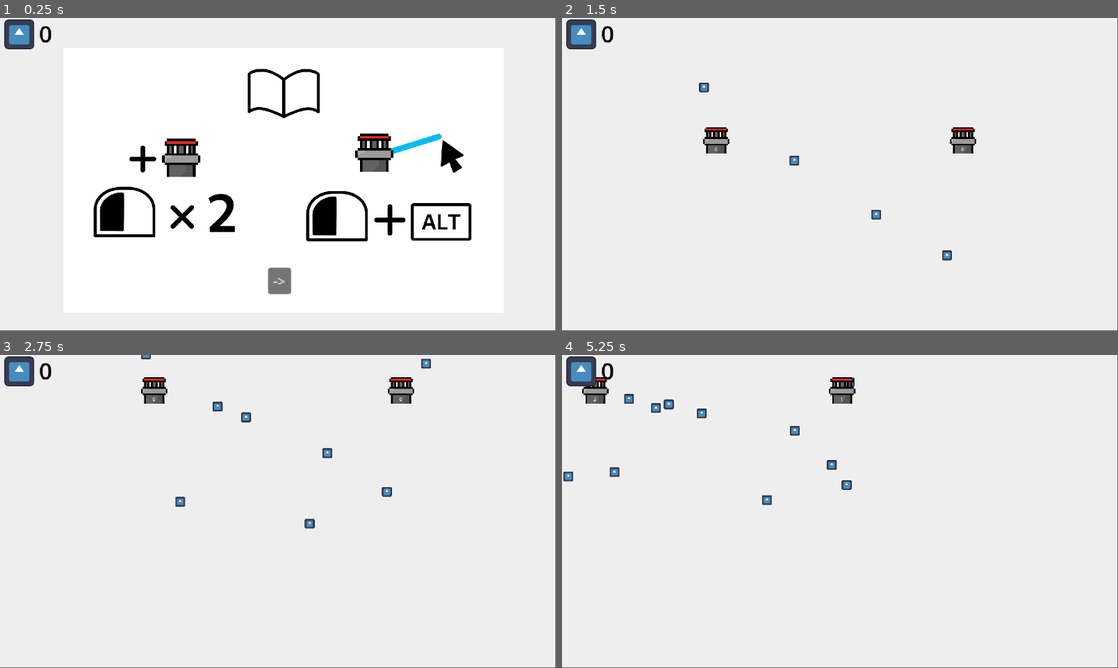
Above: before the commit, frames 1-4 (two rows, left to right).
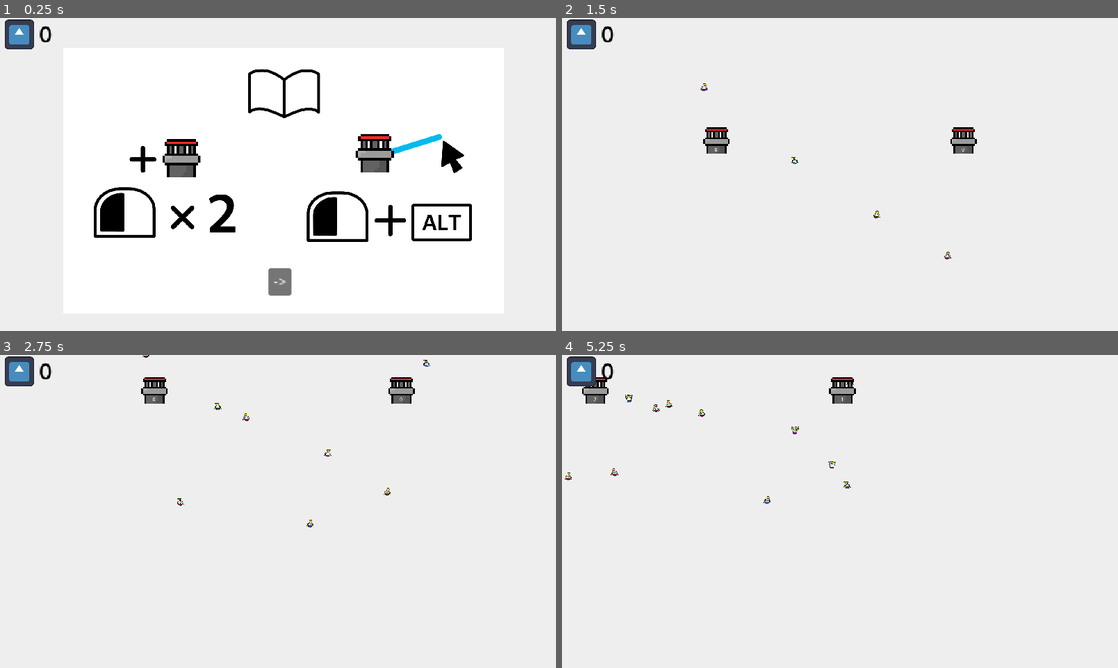
Above: after the commit, the same moments.

Repository: produced-demand/produced-demand
Game: Godot game, scene res://level.tscn
Two runs of this game, one before a commit and one after it. Both use one fixed random seed, a clock stepped at 60 frames per second and the inputs below. The engine's default icon, where the game draws it, is replaced by a stand-in: a white triangle on a blue panel in a dark square.
Inputs (mouse positions are in pixels of both pictures, inside the frame that each line leads up to):
- Up to frame 1 (0.25 s): no input
- Up to frame 2 (1.5 s): click "->" at 0.5 s; move the mouse to (962, 158) at 1.27 s; hold Down (camera_move_down) from 1.28 s (still down); click (962, 158) at 1.42 s
- Up to frame 3 (2.75 s): release Down (camera_move_down) at 2 s; drag from (166, 527) to (155, 392) at 2.02 s
- Up to frame 4 (5.25 s): move the mouse to (895, 442) at 2.77 s; hold Right (camera_move_right) 2.78-3.5 s; click (895, 442) at 2.92 s; drag from (812, 574) to (589, 364) at 3.52 s; move the mouse to (1006, 558) at 4.27 s; tap Middle mouse button (camera_pan) at 4.35 s; click (1006, 558) at 4.42 s; drag from (673, 464) to (717, 389) at 5.02 s
In our replay, the window is 799x449 before the commit and 800x450 after it. These sizes can differ from the game's own. Grey fills any space a smaller window leaves; there, only what the larger window draws over its background counts as a difference.

The runs differ from the first frame. In frame 1, 1.7% of the frame differs, in the area x 0-85%, y 0-89%; in frame 2, 0.5%; in frame 3, 0.7%; in frame 4, 0.8%.

Commit message:
New bus and people assets, fix scaling

Diff:
--- a/HUD.tscn
+++ b/HUD.tscn
@@ -3,7 +3,7 @@
 [ext_resource type="Script" path="res://scripts/hud.gd" id="1_oxnlw"]
 [ext_resource type="Texture2D" uid="uid://b1br208ko0klf" path="res://assets/godot.svg" id="1_q3ry4"]
 [ext_resource type="Texture2D" uid="uid://b11wko8qeb1hi" path="res://assets/station.png" id="2_q4d68"]
-[ext_resource type="Texture2D" uid="uid://c0aiihk67lhda" path="res://assets/رسم.svg" id="3_8w138"]
+[ext_resource type="Texture2D" uid="uid://c0aiihk67lhda" path="res://assets/replay.svg" id="3_8w138"]
 [ext_resource type="Texture2D" uid="uid://mpigxyn284ih" path="res://assets/cancel.svg" id="4_amnxb"]
 [ext_resource type="Texture2D" uid="uid://sby4pyk41bm0" path="res://assets/info.png" id="4_wrmd3"]
 
--- a/area.tscn
+++ b/area.tscn
@@ -1,22 +1,14 @@
-[gd_scene load_steps=4 format=3 uid="uid://cueyy45tahn3s"]
+[gd_scene load_steps=3 format=3 uid="uid://cueyy45tahn3s"]
 
 [ext_resource type="Script" path="res://scripts/area-people-generation.gd" id="1_w0olw"]
-[ext_resource type="Texture2D" uid="uid://dddtlyeijusfy" path="res://assets/area-bg.svg" id="2_edrts"]
 
 [sub_resource type="RectangleShape2D" id="RectangleShape2D_hk177"]
 size = Vector2(250, 250)
 
 [node name="Area2D" type="Area2D"]
-position = Vector2(5, 4)
 script = ExtResource("1_w0olw")
 
 [node name="CollisionShape2D" type="CollisionShape2D" parent="."]
-position = Vector2(125, 125)
+position = Vector2(128, 128)
 shape = SubResource("RectangleShape2D_hk177")
-
-[node name="Sprite2D" type="Sprite2D" parent="."]
-visible = false
-show_behind_parent = true
-position = Vector2(125, 125)
-scale = Vector2(0.34, 0.34)
-texture = ExtResource("2_edrts")
+metadata/_edit_group_ = true
--- a/assets/area-bg.svg
+++ /dev/null
@@ -1,158 +0,0 @@
-<?xml version="1.0" encoding="UTF-8" standalone="no"?>
-<!-- Created with Inkscape (http://www.inkscape.org/) -->
-
-<svg
-   width="200mm"
-   height="200mm"
-   viewBox="0 0 200 200"
-   version="1.1"
-   id="svg1"
-   inkscape:version="1.4 (e7c3feb100, 2024-10-09)"
-   sodipodi:docname="area-bg.svg"
-   xmlns:inkscape="http://www.inkscape.org/namespaces/inkscape"
-   xmlns:sodipodi="http://sodipodi.sourceforge.net/DTD/sodipodi-0.dtd"
-   xmlns="http://www.w3.org/2000/svg"
-   xmlns:svg="http://www.w3.org/2000/svg">
-  <sodipodi:namedview
-     id="namedview1"
-     pagecolor="#f2f2f2"
-     bordercolor="#000000"
-     borderopacity="0.25"
-     inkscape:showpageshadow="2"
-     inkscape:pageopacity="0.0"
-     inkscape:pagecheckerboard="0"
-     inkscape:deskcolor="#d1d1d1"
-     inkscape:document-units="mm"
-     inkscape:zoom="0.33167569"
-     inkscape:cx="232.15449"
-     inkscape:cy="319.5893"
-     inkscape:window-width="1496"
-     inkscape:window-height="942"
-     inkscape:window-x="0"
-     inkscape:window-y="0"
-     inkscape:window-maximized="1"
-     inkscape:current-layer="g1" />
-  <defs
-     id="defs1" />
-  <g
-     inkscape:label="Layer 1"
-     inkscape:groupmode="layer"
-     id="layer1">
-    <g
-       id="g1"
-       transform="translate(-2.1873247,-1.8340483)">
-      <rect
-         style="fill:#f2f2f2;fill-opacity:1;stroke:none;stroke-width:0;stroke-linejoin:miter;stroke-dasharray:none;stroke-opacity:1"
-         id="rect2"
-         width="200"
-         height="200"
-         x="2.1873248"
-         y="1.8340483"
-         inkscape:label="rect2" />
-      <rect
-         style="fill:none;stroke:#dfdfdf;stroke-width:4;stroke-linejoin:miter;stroke-dasharray:none;stroke-opacity:1"
-         id="rect1"
-         width="95.717384"
-         height="95.717384"
-         x="-0.36647531"
-         y="-240.07758"
-         transform="rotate(135)" />
-      <rect
-         style="fill:none;stroke:#dfdfdf;stroke-width:4;stroke-linejoin:miter;stroke-dasharray:none;stroke-opacity:1"
-         id="rect1-6"
-         width="95.717384"
-         height="95.717384"
-         x="-0.36647531"
-         y="-144.1696"
-         transform="rotate(135)" />
-      <rect
-         style="fill:none;stroke:#dfdfdf;stroke-width:4;stroke-linejoin:miter;stroke-dasharray:none;stroke-opacity:1"
-         id="rect1-61"
-         width="95.717384"
-         height="95.717384"
-         x="-95.850517"
-         y="-240.07758"
-         transform="rotate(135)" />
-      <rect
-         style="fill:none;stroke:#dfdfdf;stroke-width:4;stroke-linejoin:miter;stroke-dasharray:none;stroke-opacity:1"
-         id="rect1-3"
-         width="95.717384"
-         height="95.717384"
-         x="-0.13313293"
-         y="-335.79495"
-         transform="rotate(135)" />
-      <rect
-         style="fill:none;stroke:#dfdfdf;stroke-width:4;stroke-linejoin:miter;stroke-dasharray:none;stroke-opacity:1"
-         id="rect1-61-5"
-         width="95.717384"
-         height="95.717384"
-         x="-95.617172"
-         y="-335.79495"
-         transform="rotate(135)" />
-      <rect
-         style="fill:none;stroke:#dfdfdf;stroke-width:4;stroke-linejoin:miter;stroke-dasharray:none;stroke-opacity:1"
-         id="rect1-3-2"
-         width="95.717384"
-         height="95.717384"
-         x="-0.48315692"
-         y="-48.457176"
-         transform="rotate(135)" />
-      <rect
-         style="fill:none;stroke:#dfdfdf;stroke-width:4;stroke-linejoin:miter;stroke-dasharray:none;stroke-opacity:1"
-         id="rect1-61-5-7"
-         width="95.717384"
-         height="95.717384"
-         x="-95.967194"
-         y="-48.457176"
-         transform="rotate(135)" />
-      <rect
-         style="fill:none;stroke:#dfdfdf;stroke-width:4;stroke-linejoin:miter;stroke-dasharray:none;stroke-opacity:1"
-         id="rect1-61-0"
-         width="95.717384"
-         height="95.717384"
-         x="-47.991825"
-         y="-192.21889"
-         transform="rotate(135)" />
-      <rect
-         style="fill:none;stroke:#dfdfdf;stroke-width:4;stroke-linejoin:miter;stroke-dasharray:none;stroke-opacity:1"
-         id="rect1-6-8"
-         width="95.717384"
-         height="95.717384"
-         x="-95.850517"
-         y="-144.1696"
-         transform="rotate(135)" />
-      <rect
-         style="fill:none;stroke:#dfdfdf;stroke-width:4;stroke-linejoin:miter;stroke-dasharray:none;stroke-opacity:1"
-         id="rect1-61-06"
-         width="95.717384"
-         height="95.717384"
-         x="-191.40074"
-         y="-239.79869"
-         transform="rotate(135)" />
-      <rect
-         style="fill:none;stroke:#dfdfdf;stroke-width:4;stroke-linejoin:miter;stroke-dasharray:none;stroke-opacity:1"
-         id="rect1-6-8-2"
-         width="95.717384"
-         height="95.717384"
-         x="-191.40074"
-         y="-143.89073"
-         transform="rotate(135)" />
-      <rect
-         style="fill:none;stroke:#dfdfdf;stroke-width:4;stroke-linejoin:miter;stroke-dasharray:none;stroke-opacity:1"
-         id="rect1-61-06-9"
-         width="95.717384"
-         height="95.717384"
-         x="95.557907"
-         y="-239.98228"
-         transform="rotate(135)" />
-      <rect
-         style="fill:none;stroke:#dfdfdf;stroke-width:4;stroke-linejoin:miter;stroke-dasharray:none;stroke-opacity:1"
-         id="rect1-6-8-2-2"
-         width="95.717384"
-         height="95.717384"
-         x="95.183731"
-         y="-144.4485"
-         transform="rotate(135)" />
-    </g>
-  </g>
-</svg>
--- a/assets/bus.svg
+++ /dev/null
@@ -1,52 +0,0 @@
-<?xml version="1.0" encoding="UTF-8" standalone="no"?>
-<svg
-   width="256"
-   height="128"
-   version="1.1"
-   id="svg6"
-   sodipodi:docname="bus.svg"
-   inkscape:version="1.4 (e7c3feb100, 2024-10-09)"
-   xmlns:inkscape="http://www.inkscape.org/namespaces/inkscape"
-   xmlns:sodipodi="http://sodipodi.sourceforge.net/DTD/sodipodi-0.dtd"
-   xmlns="http://www.w3.org/2000/svg"
-   xmlns:svg="http://www.w3.org/2000/svg">
-  <defs
-     id="defs6" />
-  <sodipodi:namedview
-     id="namedview6"
-     pagecolor="#ffffff"
-     bordercolor="#000000"
-     borderopacity="0.25"
-     inkscape:showpageshadow="2"
-     inkscape:pageopacity="0.0"
-     inkscape:pagecheckerboard="0"
-     inkscape:deskcolor="#d1d1d1"
-     inkscape:zoom="3.3042669"
-     inkscape:cx="121.50955"
-     inkscape:cy="87.160029"
-     inkscape:window-width="1600"
-     inkscape:window-height="934"
-     inkscape:window-x="0"
-     inkscape:window-y="0"
-     inkscape:window-maximized="1"
-     inkscape:current-layer="g4" />
-  <g
-     id="g7"
-     transform="matrix(2.1288655,0,0,1,-7.6487481,1.1394715)">
-    <g
-       fill="#ffffff"
-       transform="matrix(0.12333357,0,0,0.12333357,0.78907609,-0.59459331)"
-       id="g4">
-      <path
-         fill="#478cbf"
-         d="M 105,673 H 919 V 427 c 20,-26 38.66667,-53 56,-81 -23.33333,-39.33333 -51,-75.33333 -83,-108 -28.66667,13.33333 -56,29 -82,47 -26.66667,-24.66667 -56,-46 -88,-64 4.66667,-34 7.33333,-68 8,-102 -39.33333,-18.66667 -80.33333,-32.666667 -123,-42 -17.33333,28.66667 -32.66667,58.33333 -46,89 -32.66667,-4.66667 -65.33333,-4.66667 -98,0 -13.33333,-30.66667 -28.66667,-60.33333 -46,-89 -42.66667,9.333333 -83.66667,23.33333 -123,42 0.66667,34 3.33333,68 8,102 -32,18 -61.33333,39.33333 -88,64 -26,-18 -53.33333,-33.66667 -82,-47 -32,32.66667 -59.666667,68.66667 -83,108 17.333333,28 36,55 56,81 z m 0,-6.2612 V 745 c 0,276 813,276 814,0 v -73.35355 z"
-         id="path2"
-         style="fill:#008080"
-         sodipodi:nodetypes="ccccccccccccccccccccsccc" />
-    </g>
-    <g
-       fill="#414042"
-       transform="matrix(0.12333357,0,0,0.12333357,0.78907609,-0.59459331)"
-       id="g6" />
-  </g>
-</svg>
--- a/bus.tscn
+++ b/bus.tscn
@@ -1,22 +1,24 @@
 [gd_scene load_steps=4 format=3 uid="uid://d2tmn01f3sqkg"]
 
 [ext_resource type="Script" path="res://scripts/bus_movement.gd" id="1_3nt0m"]
-[ext_resource type="Texture2D" uid="uid://dpeiqjymuc8bk" path="res://assets/bus.svg" id="1_mrygt"]
+[ext_resource type="Texture2D" uid="uid://i03acig823h" path="res://assets/bus.png" id="2_d6tlb"]
 
 [sub_resource type="CircleShape2D" id="CircleShape2D_pbpoj"]
 
 [node name="Bus" type="Node2D"]
 script = ExtResource("1_3nt0m")
 
-[node name="Sprite2D" type="Sprite2D" parent="."]
-scale = Vector2(0.24, 0.24)
-texture = ExtResource("1_mrygt")
+[node name="Sprite" type="Sprite2D" parent="."]
+scale = Vector2(2.48, 2.48)
+texture = ExtResource("2_d6tlb")
 
 [node name="Label" type="Label" parent="."]
-offset_left = -40.0
-offset_top = -11.0
-offset_right = 40.0
-offset_bottom = 14.0
+offset_left = -28.0
+offset_top = -4.0
+offset_right = 52.0
+offset_bottom = 50.0
+scale = Vector2(0.36, 0.36)
+theme_override_font_sizes/font_size = 39
 text = "0"
 horizontal_alignment = 1
 
--- a/person.tscn
+++ b/person.tscn
@@ -1,20 +1,48 @@
-[gd_scene load_steps=4 format=3 uid="uid://bisiolm2xfwd4"]
+[gd_scene load_steps=8 format=3 uid="uid://bisiolm2xfwd4"]
 
-[ext_resource type="Texture2D" uid="uid://b1br208ko0klf" path="res://assets/godot.svg" id="1_3k2g2"]
 [ext_resource type="Script" path="res://scripts/person_movement.gd" id="1_ewpfn"]
+[ext_resource type="Texture2D" uid="uid://do2aefig26sgc" path="res://assets/phil.png" id="2_ctg05"]
+[ext_resource type="Texture2D" uid="uid://btkkc2f5x2q6v" path="res://assets/phil_jump.png" id="3_v5img"]
+[ext_resource type="Texture2D" uid="uid://dtlsqo5hao1ww" path="res://assets/bill.png" id="4_hvl02"]
+[ext_resource type="Texture2D" uid="uid://d04j6x445yx57" path="res://assets/bill_jump.png" id="5_36262"]
 
 [sub_resource type="CircleShape2D" id="CircleShape2D_gjvie"]
 radius = 20.025
+
+[sub_resource type="SpriteFrames" id="SpriteFrames_i83te"]
+animations = [{
+"frames": [{
+"duration": 2.0,
+"texture": ExtResource("4_hvl02")
+}, {
+"duration": 1.0,
+"texture": ExtResource("5_36262")
+}],
+"loop": true,
+"name": &"bill",
+"speed": 0.5
+}, {
+"frames": [{
+"duration": 2.0,
+"texture": ExtResource("2_ctg05")
+}, {
+"duration": 1.0,
+"texture": ExtResource("3_v5img")
+}],
+"loop": true,
+"name": &"phil",
+"speed": 0.5
+}]
 
 [node name="Person" type="Area2D"]
 scale = Vector2(0.52, 0.52)
 script = ExtResource("1_ewpfn")
 
-[node name="Sprite2D" type="Sprite2D" parent="."]
-position = Vector2(-1.90735e-06, -1.90735e-06)
-scale = Vector2(0.304688, 0.304688)
-texture = ExtResource("1_3k2g2")
-
 [node name="CollisionShape2D" type="CollisionShape2D" parent="."]
 position = Vector2(1.90735e-06, 1.90735e-06)
 shape = SubResource("CircleShape2D_gjvie")
+
+[node name="AnimatedSprite" type="AnimatedSprite2D" parent="."]
+sprite_frames = SubResource("SpriteFrames_i83te")
+animation = &"phil"
+autoplay = "phil"
--- a/project.godot
+++ b/project.godot
@@ -23,6 +23,11 @@
 Stations="*res://scripts/Stations.gd"
 MapData="*res://scripts/MapData.gd"
 Game="*res://scripts/Game.gd"
+
+[display]
+
+window/stretch/mode="canvas_items"
+window/stretch/aspect="expand"
 
 [input]
 
--- a/scripts/area-creation.gd
+++ b/scripts/area-creation.gd
@@ -5,7 +5,7 @@
 var areas_array = []
 
 var last_tile_added = 0
-var time_before = 20
+var time_before = 18
 
 func _ready() -> void:
 	areas_array.resize(15)
@@ -33,7 +33,7 @@
 		return
 	if Game.get_time() > last_tile_added + time_before:
 		last_tile_added = Game.get_time()
-		time_before -= 1.75 # to make it become more difficult over time
+		time_before -= .3 # to make it become more difficult over time
 		add_tile_in_closest_circle()
 
 
--- a/scripts/bus_movement.gd
+++ b/scripts/bus_movement.gd
@@ -132,8 +132,12 @@
 	if not route_closed:
 		if parent.get_progress_ratio() >= .99:
 			reverse = true
+			get_node("Sprite").flip_h = 1
+			get_node("Label").position.x = -1
 		elif parent.get_progress_ratio() <= .01:
 			reverse = false
+			get_node("Sprite").flip_h = 0
+			get_node("Label").position.x = -28
 		if reverse:
 			change *= -1
 
--- a/scripts/person_movement.gd
+++ b/scripts/person_movement.gd
@@ -11,6 +11,12 @@
 	target_station = Stations.find_closest_station(self)
 	distance_walked = Stations.get_distance(get_global_position(), target_station.get_global_position())
 	generate_dream_station()
+	if (global_position.y - target_station.position.y) / (global_position.x - target_station.position.x) > 0:
+		get_node("AnimatedSprite").scale.x = -1
+
+	# change icon
+	if randf() < .5:
+		get_node("AnimatedSprite").play("bill")
 
 func _process(delta: float) -> void:
 	if target_station and not at_station and not Game.paused:
Binary file added: assets/bill.png
Not shown, added: assets/bill.png.import
Binary file added: assets/bill_jump.png
Not shown, changed: assets/bill_jump.png.import
Binary file added: assets/bus.png
Not shown, changed: assets/bus.png.import
Binary file removed: assets/no-word-intro.png
Binary file added: assets/phil.png
Not shown, changed: assets/phil.png.import
Binary file added: assets/phil_jump.png
Not shown, added: assets/phil_jump.png.import
Renamed: assets/رسم.svg -> assets/replay.svg
(and 4 more such lines)
